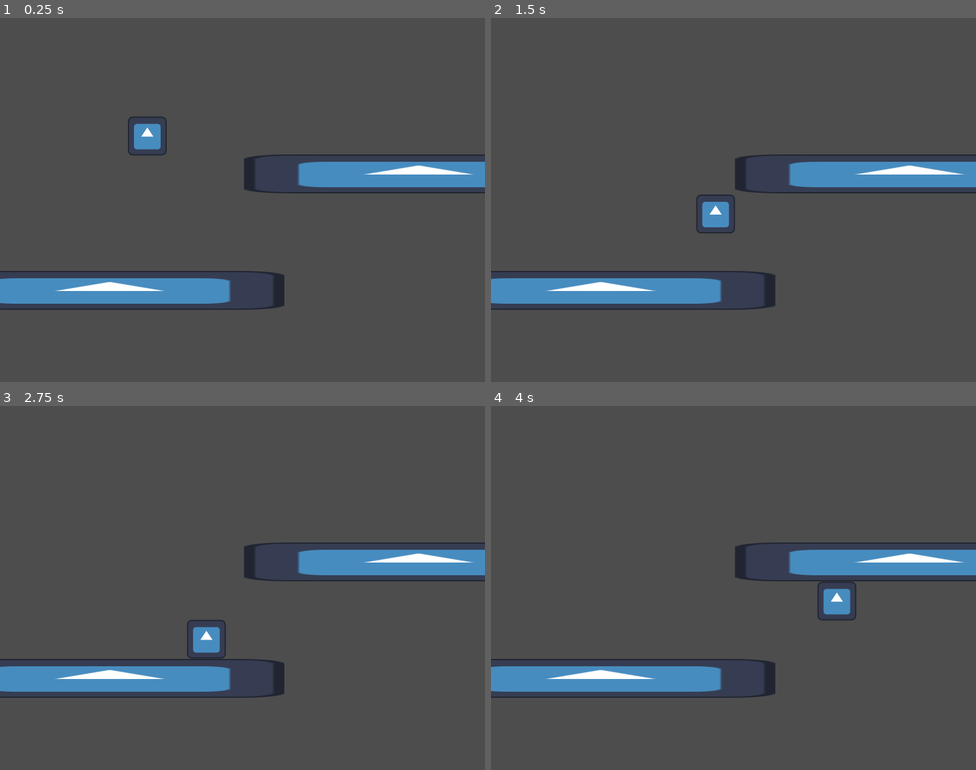
Above: before the commit, frames 1-4 (two rows, left to right).
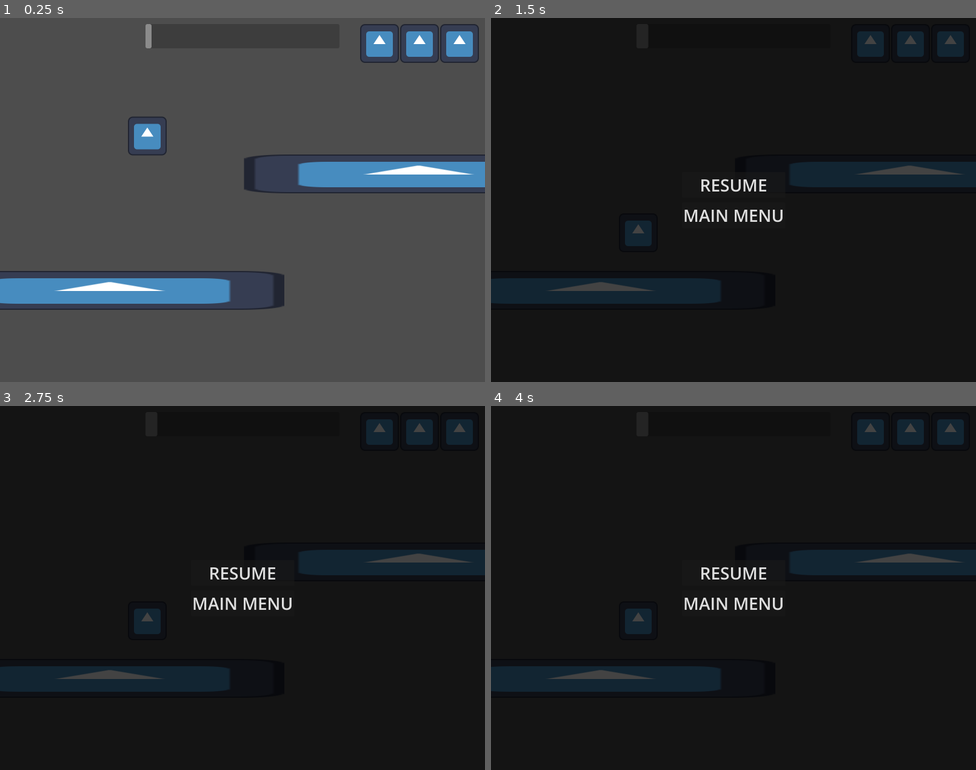
Above: after the commit, the same moments.

Repository: briel0/fog-gamejam-maio
Game: Godot game, scene res://scenes/main.tscn
The game is run twice, just before and just after one commit, with the same random seed, the same clock (stepped at 60 frames per second) and the same inputs. The engine's default icon, where the game draws it, is replaced by a stand-in: a white triangle on a blue panel in a dark square.
Inputs:
- Up to frame 1 (0.25 s): no input
- Up to frame 2 (1.5 s): tap Enter (pause) at 0.5 s; hold F (shoot) 0.53-1.28 s; hold Right (right) from 0.53 s (still down); tap Space (jump) at 0.77 s; tap F (shoot) at 1.35 s
- Up to frame 3 (2.75 s): tap Space (jump) at 1.52 s; release Right (right) at 2.03 s; hold Left (left) from 2.03 s (still down); hold F (shoot) from 2.03 s (still down)
- Up to frame 4 (4 s): release Left (left) at 2.78 s; release F (shoot) at 2.78 s; hold Right (right) from 2.78 s (still down); tap F (shoot) at 2.85 s; tap Space (jump) at 3.02, 3.77 s; hold F (shoot) from 3.53 s (still down)

The runs differ from the first frame. In frame 1, 1.5% of the frame differs, in the area x 30-99%, y 1-13%; in frame 2, 100%, in the area x 0-100%, y 0-100%; in frame 3, 100%; in frame 4, 100%.

Commit message:
feat: add ui to main scene

Diff:
--- a/scenes/main.tscn
+++ b/scenes/main.tscn
@@ -2,6 +2,8 @@
 
 [ext_resource type="PackedScene" uid="uid://bp7gyn3h53c4a" path="res://prefabs/character.tscn" id="1_o5qli"]
 [ext_resource type="PackedScene" uid="uid://dbaij2s2exrij" path="res://prefabs/beam.tscn" id="2_0wfyh"]
+[ext_resource type="PackedScene" uid="uid://mcp04n88y75i" path="res://scenes/hud.tscn" id="3_sugp2"]
+[ext_resource type="PackedScene" uid="uid://bo57o0stlv1rx" path="res://scenes/PauseMenu.tscn" id="4_jyhfs"]
 
 [node name="Main" type="Node2D" unique_id=176912923]
 
@@ -16,3 +18,9 @@
 
 [node name="Beam2" parent="." unique_id=1267115199 instance=ExtResource("2_0wfyh")]
 position = Vector2(-33, 684)
+
+[node name="CanvasLayer" type="CanvasLayer" parent="." unique_id=868829351]
+
+[node name="HUD" parent="CanvasLayer" unique_id=1278504509 instance=ExtResource("3_sugp2")]
+
+[node name="PauseMenu" parent="CanvasLayer" unique_id=572549372 instance=ExtResource("4_jyhfs")]
